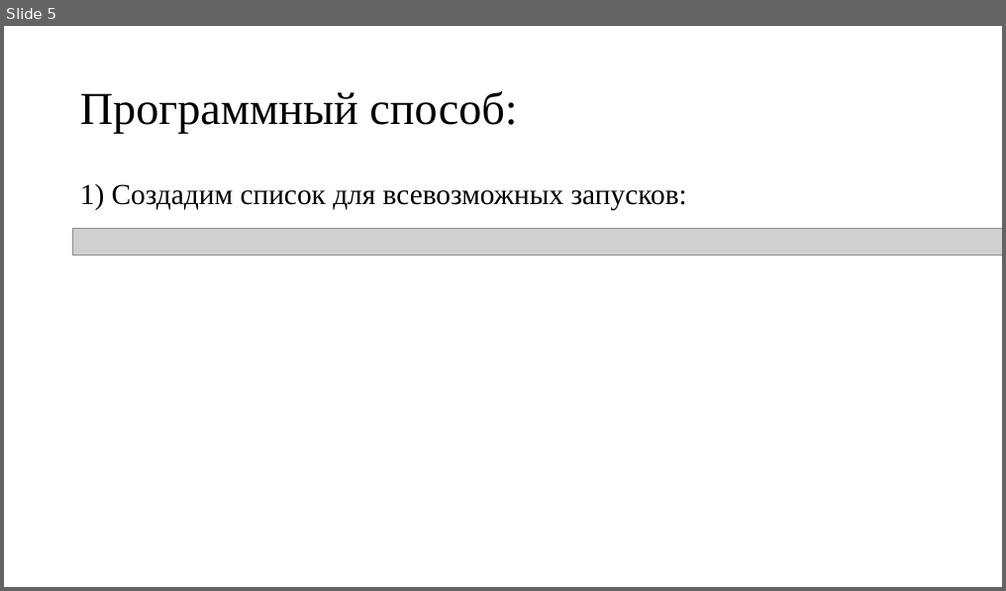
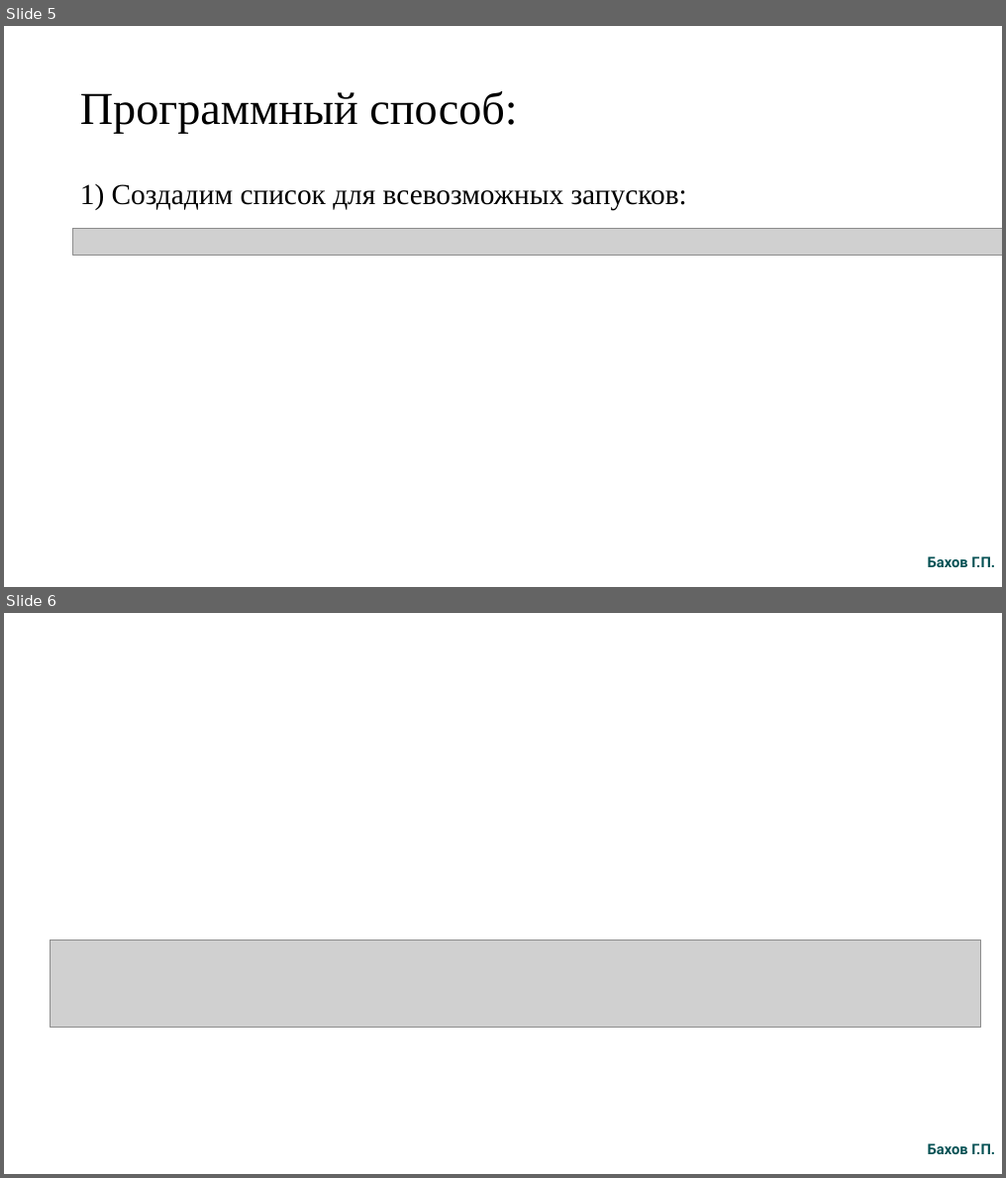
Before and after one commit to Grigoriy1988/OGE-2025-2026, a slide deck: 06/Задача №1.pptx. Shown one above the other, each under a label of ours: slide 5 before the commit, slides 5 and 6 after it. The pictures are 1006x591 and 1006x1178 pixels, drawn with LibreOffice and Linux fonts; fonts in the diff are those of the drawing; grey boxes stand for pictures. Boxes give left, top, right and bottom in pixels: in the first picture for what was removed or moved away, otherwise in the second. Text is boxed around its words. In the diff, an @@ line names an element or a change of style, - is before the commit and + after.

```diff
--- a/06/Задача №1.pptx
+++ b/06/Задача №1.pptx
@@ slide 6 added at [4, 613, 1002, 1174], background #FFFFFF @@
@@ picture added at [50, 941, 981, 1028] @@
@@ text added at [928, 1144, 995, 1155], 14 pt, text #055154, bold @@
+Бахов Г.П.
@@ slide 5 changed as well @@
@@ text added at [928, 557, 995, 568], 14 pt, text #055154, bold @@
+Бахов Г.П.
```
Also in this commit, not shown: 4 other slides changed, 1 other slide added, 2 slides removed, 1 other file.
